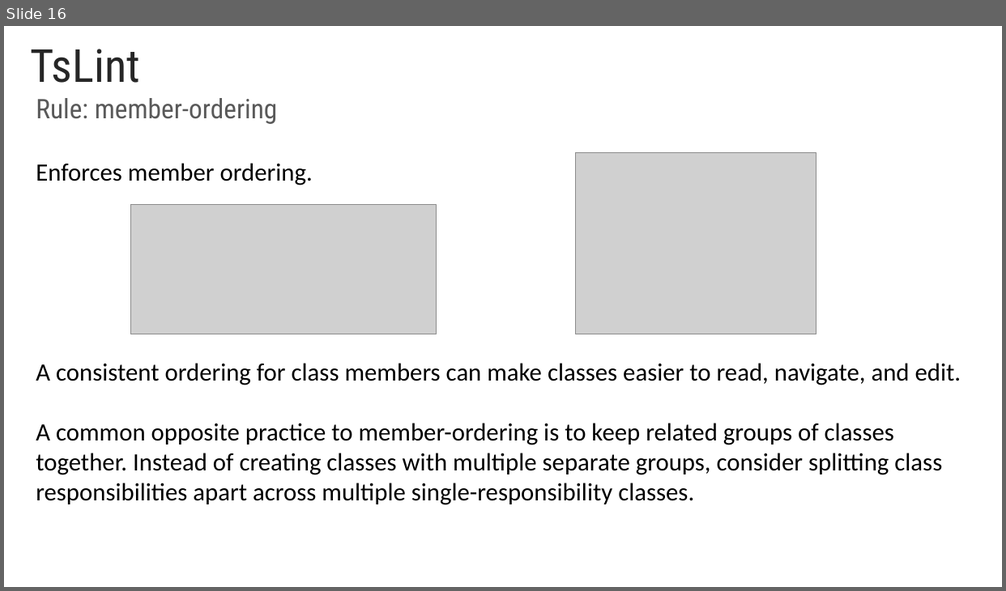
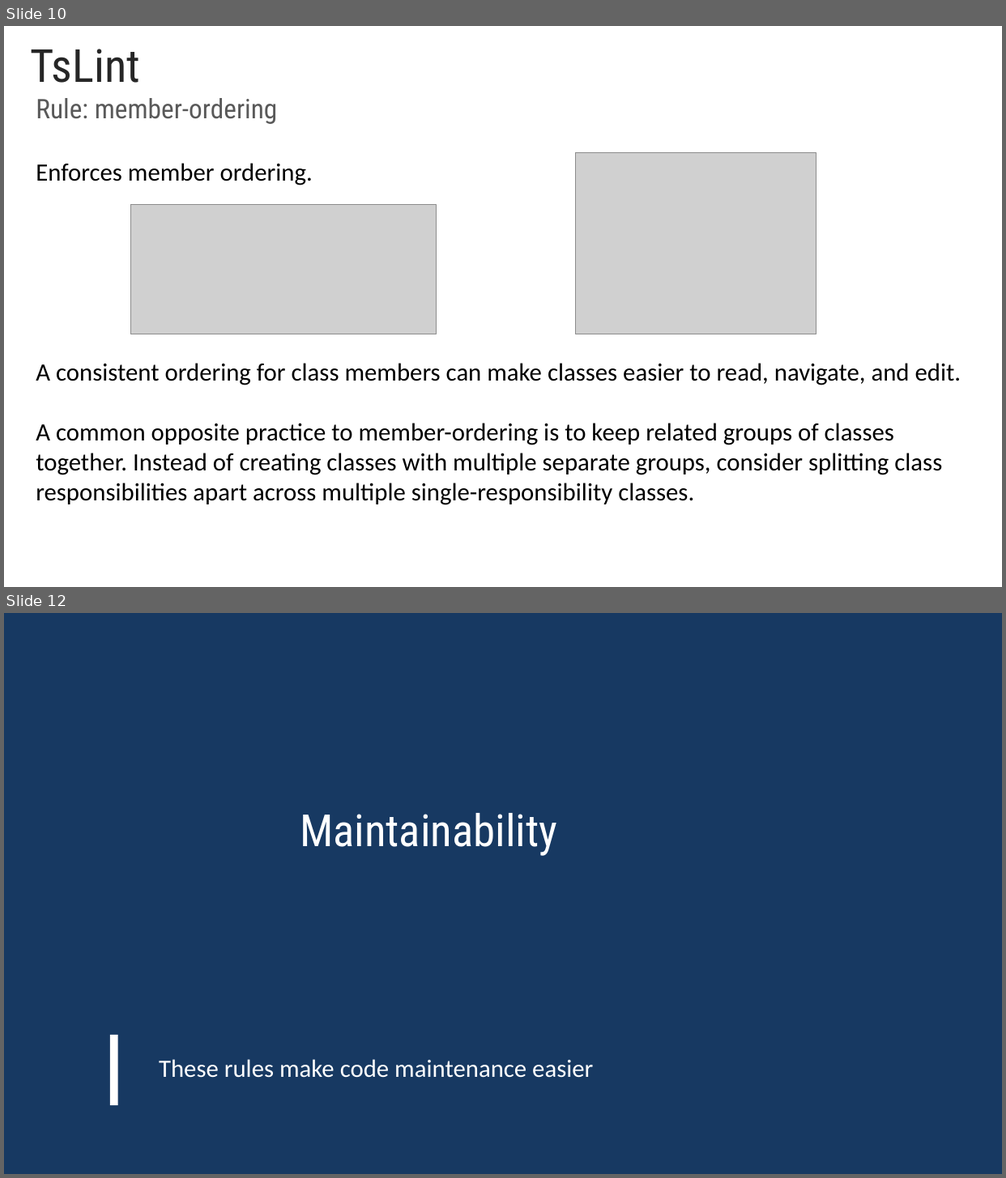
Before and after one commit to rached193/AngularWorkshop-20181116, a slide deck: 01_best_practices/01_best_practices.pptx. Shown one above the other, each under a label of ours: slide 16 before the commit, slides 10 and 12 after it; the slides between them are not shown. The pictures are 1006x591 and 1006x1178 pixels, drawn with LibreOffice and Linux fonts; fonts in the diff are those of the drawing; grey boxes stand for pictures; background and template pictures are left out. Boxes give left, top, right and bottom in pixels: in the first picture for what was removed or moved away, otherwise in the second. Text is boxed around its words. In the diff, an @@ line names an element or a change of style, - is before the commit and + after.

```diff
--- a/01_best_practices/01_best_practices.pptx
+++ b/01_best_practices/01_best_practices.pptx
@@ slide 12 added at bbox=[4, 613, 1002, 1174], background #173962 @@
@@ title added at bbox=[300, 813, 557, 856], 42.6 pt, text #FFFFFF @@
+Maintainability
@@ rectangle added at bbox=[110, 1035, 117, 1105], fill #FFFFFF @@
@@ text added at bbox=[159, 1059, 593, 1078], 24 pt, text #FFFFFF @@
+These rules make code maintenance easier
@@ what was slide 16 is now slide 10 @@
```
Also in this commit, not shown: 7 slides changed, 5 other slides added, 4 slides removed.
